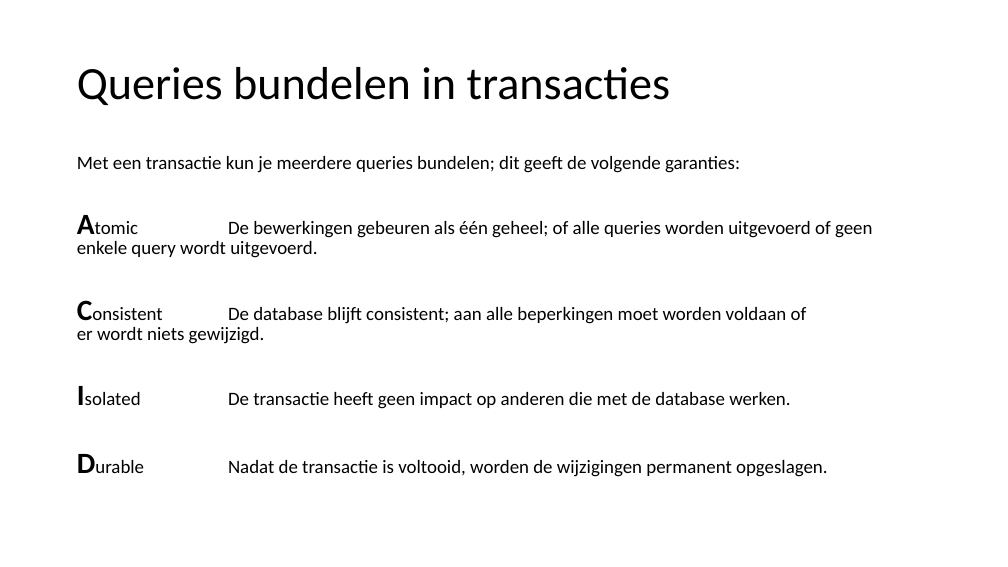
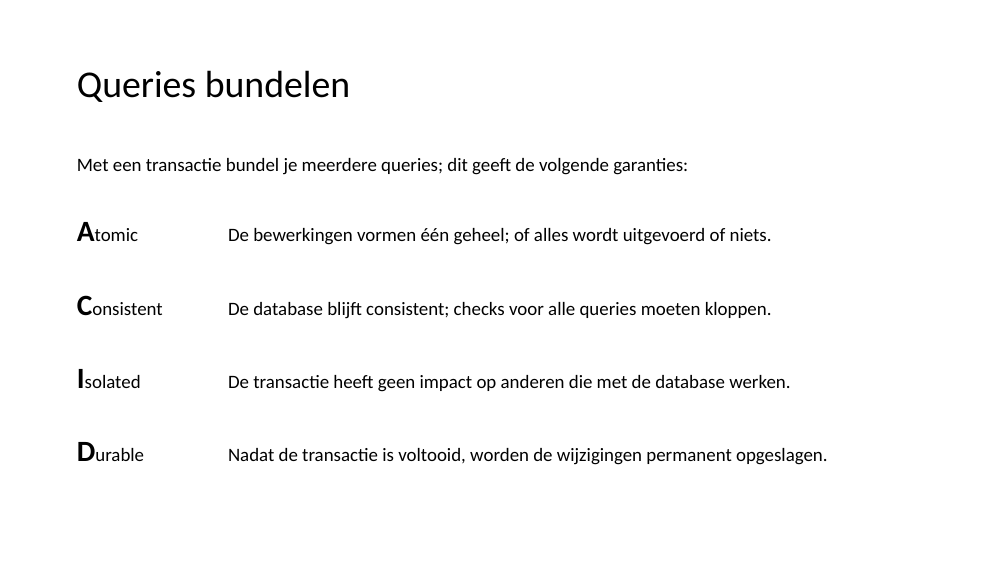
Before and after one commit to LFKoning/knowledge-sharing, a slide deck: slide 36 of sql_course/3_python/3_python.pptx (slide 18 before the commit). Drawn at 1008x567 pixels with LibreOffice and Linux fonts; fonts in the diff are those of the drawing. Boxes give left, top, right and bottom in pixels: in the first picture for what was removed or moved away, otherwise in the second. Text is boxed around its words. In the diff, an @@ line names an element or a change of style, - is before the commit and + after.

```diff
--- a/sql_course/3_python/3_python.pptx
+++ b/sql_course/3_python/3_python.pptx
@@ title at (x1=77, y1=70, x2=350, y2=102): text changed; size 44 to 36 pt @@
-Queries bundelen in transacties
+Queries bundelen
@@ text at (x1=77, y1=158, x2=772, y2=319): text changed @@
-Met een transactie kun je meerdere queries bundelen; dit geeft de volgende garanties:
-Atomic De bewerkingen gebeuren als één geheel; of alle queries worden uitgevoerd of geen enkele query wordt uitgevoerd.
-Consistent De database blijft consistent; aan alle beperkingen moet worden voldaan of er wordt niets gewijzigd.
+Met een transactie bundel je meerdere queries; dit geeft de volgende garanties:
+Atomic De bewerkingen vormen één geheel; of alles wordt uitgevoerd of niets.
+Consistent De database blijft consistent; checks voor alle queries moeten kloppen.
@@ text at (x1=228, y1=375, x2=828, y2=465): line spacing 0.8 to 0.9 @@
```
Also in this commit, not shown: 11 other slides changed, 31 slides added, 3 slides removed, 11 other files.
